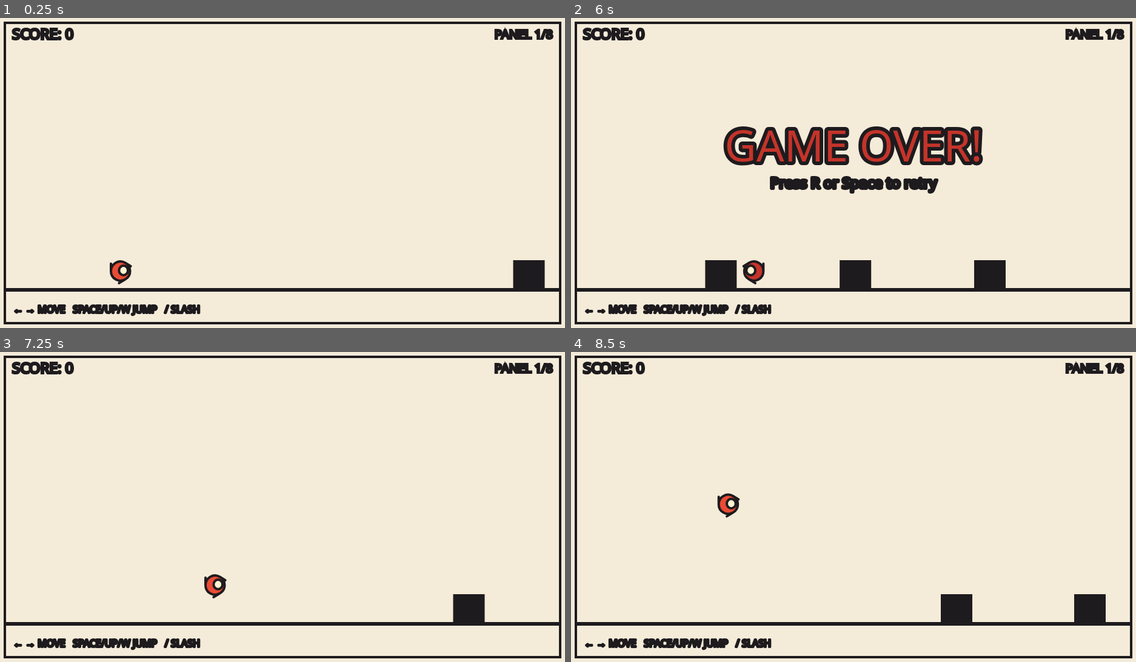
Above: before the commit, frames 1-4 (two rows, left to right).
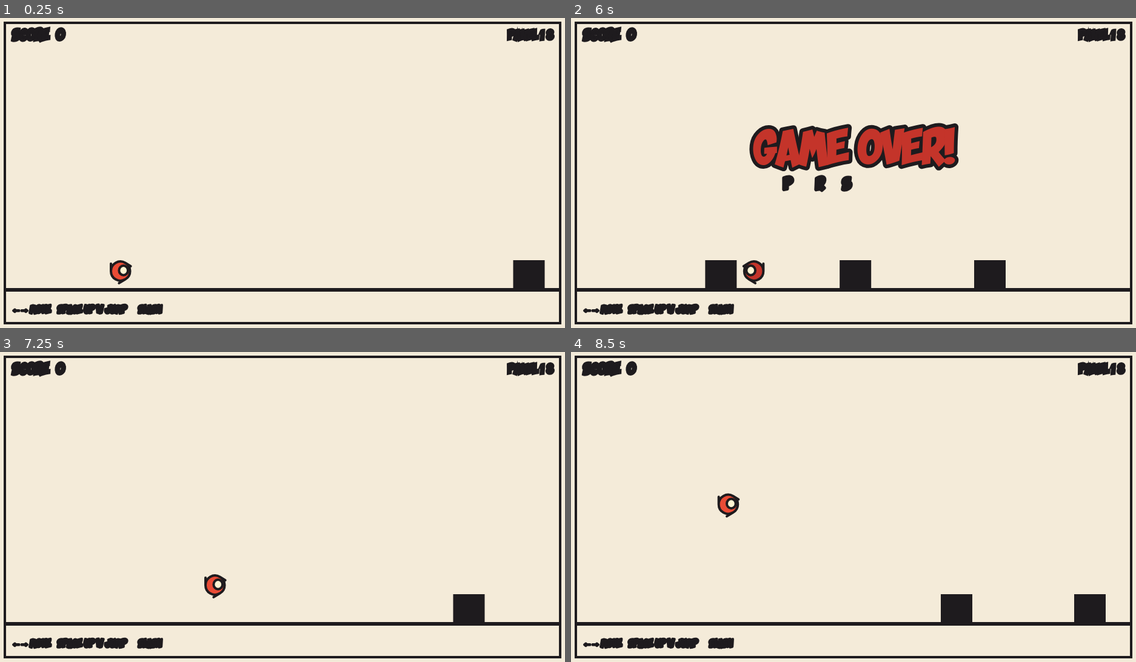
Above: after the commit, the same moments.

Repository: rfrondorf12/ai-girlies-jam-game
Game: browser game, page index.html
The game is run twice, just before and just after one commit, with the same random seed, the same clock (stepped at 60 frames per second) and the same inputs.
Inputs:
- Up to frame 1 (0.25 s): no input
- Up to frame 2 (6 s): hold Right 1.03-1.53 s; tap Space every 0.5 s from 1.1 to 5.6 s; hold Down 1.58-1.85 s; hold Left 1.9-2.47 s; hold Up 2.52-2.82 s; hold Right 2.87-3.53 s; hold Up 3.58-3.82 s; hold Left 3.87-4.3 s; hold Down 4.35-4.68 s; hold Right 4.73-5.23 s; hold Down 5.28-5.55 s; hold Left from 5.6 s (still down)
- Up to frame 3 (7.25 s): tap Space at 6.1, 6.6, 7.1 s; release Left at 6.17 s; hold Up 6.22-6.52 s; hold Right 6.57-7.23 s
- Up to frame 4 (8.5 s): hold Up 7.28-7.52 s; hold Left 7.57-8 s; tap Space at 7.6, 8.1 s; hold Down 8.05-8.38 s; hold Right from 8.43 s (still down)

The runs differ from the first frame. In frame 1, 1.1% of the frame differs, in the area x 1-99%, y 2-97%; in frame 2, 6.5%; in frame 3, 1.1%; in frame 4, 1.1%.

Commit message:
m3-feel: load Ka Blam font from local assets
Co-Authored-By: Claude Code <noreply@anthropic.com>

Diff:
--- a/index.html
+++ b/index.html
@@ -5,6 +5,11 @@
   <meta name="viewport" content="width=device-width, initial-scale=1">
   <title>Comic Runner</title>
   <style>
+    @font-face {
+      font-family: 'Ka Blam';
+      src: url('assets/fonts/KaBlam.ttf') format('truetype');
+      font-display: swap;
+    }
     html, body { margin: 0; height: 100%; overflow: hidden; background: #F4EBD9; }
     canvas#game { display: block; width: 100vw; height: 100vh; touch-action: none; }
     #file-warning { position: fixed; inset: 0; display: grid; place-items: center; padding: 2rem;
--- a/tuning.js
+++ b/tuning.js
@@ -63,7 +63,7 @@
 export const GAME_OVER_FONT_SIZE = 72;             // banner text size in playfield units
 export const GAME_OVER_HINT_SIZE = 24;             // restart hint text size in playfield units
 export const GAME_OVER_HINT_GAP = 58;              // vertical gap between banner centre and hint centre
-export const FONT_STACK = 'system-ui, sans-serif'; // canvas font stack for panel text
+export const FONT_STACK = '"Ka Blam", monospace'; // canvas font stack for panel text
 
 // --- Controls hint (temporary, bottom-left of the panel) ---
 export const CONTROLS_HINT = '← → MOVE   SPACE/UP/W JUMP   / SLASH'; // temporary controls line
Binary file added: assets/fonts/KaBlam.ttf
